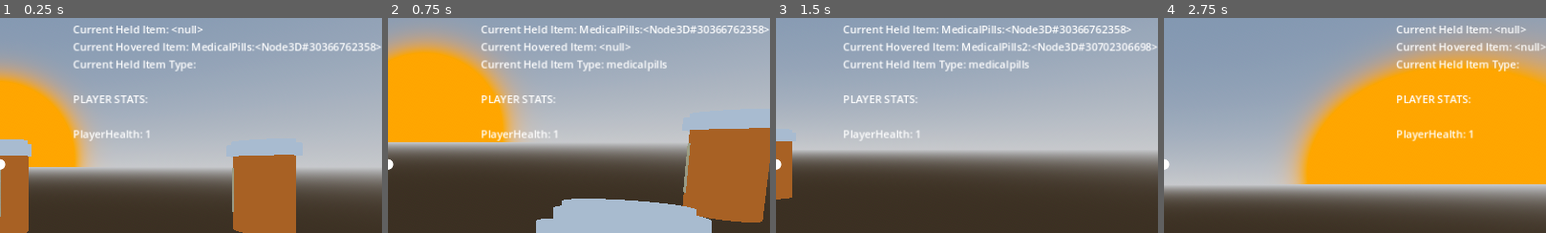
Above: before the commit, frames 1-4 (left to right).
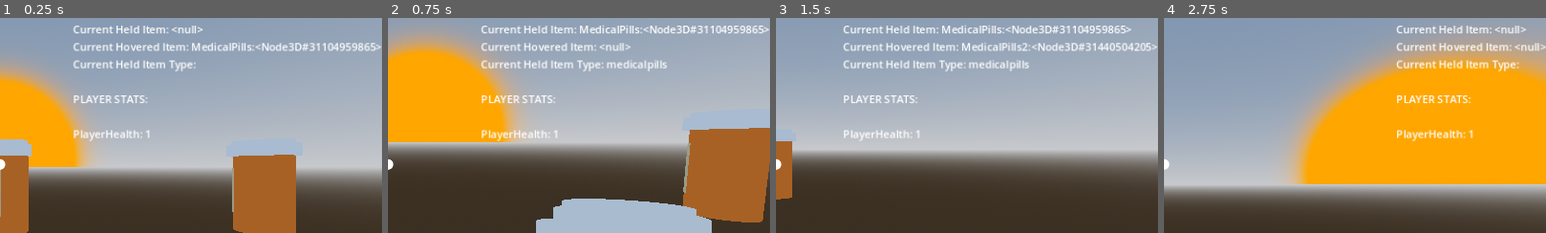
Above: after the commit, the same moments.

Repository: Kufferey/Dusk-is-Done-old
Game: Godot game, scene res://Scenes/States/gamestate.tscn
Two runs of this game, one before a commit and one after it. Both use one fixed random seed, a clock stepped at 60 frames per second and the inputs below. This scene is started directly instead of the project's main scene.
Inputs (mouse positions are % of the whole screen's width and height, from its top left):
- Up to frame 1 (0.25 s): no input
- Up to frame 2 (0.75 s): tap E (interact) at 0.5 s; move the mouse to (49, 52) at 0.52 s; hold E (interact) from 0.53 s (still down)
- Up to frame 3 (1.5 s): click (49, 52) at 0.8 s; move the mouse to (57, 51) at 1.27 s; release E (interact) at 1.28 s; click (57, 51) at 1.35 s
- Up to frame 4 (2.75 s): tap E (interact) at 1.55, 2 s; move the mouse to (42, 49) at 2.02 s; hold E (interact) from 2.03 s (still down); click (42, 49) at 2.3 s
The pictures show only the part of the screen within x 50-100%, y 15-65%; the shares and areas given below are measured in that part.

The runs differ from the first frame. In frame 1, 0.2% of the frame differs, in the area x 82-99%, y 11-16%; in frame 2, 0.2%; in frame 3, 0.4%, in the area x 75-99%, y 3-16%; in frame 4, nothing differs.

Commit message:
Add files via upload

Diff:
--- /dev/null
+++ b/Scenes/Prefabs/objects/papers/interduction_paper.tscn
@@ -0,0 +1,17 @@
+[gd_scene load_steps=3 format=3 uid="uid://ffpjwmqtv2pa"]
+
+[ext_resource type="PackedScene" uid="uid://bc2skl5nbytm0" path="res://Scenes/Prefabs/interactableObject.tscn" id="1_pqq1x"]
+[ext_resource type="Texture2D" uid="uid://clnflwjvttuoe" path="res://Assets/Images/story/introduction.png" id="2_brton"]
+
+[node name="InterductionPaper" groups=["paper1"] instance=ExtResource("1_pqq1x")]
+canInteract = true
+
+[node name="Sprite3D" type="Sprite3D" parent="Model" index="0"]
+transform = Transform3D(0.0134471, 0, 0, 0, 0.0134471, 0, 0, 0, 0.0134471, 0.00126949, 0.0216142, -0.000396837)
+billboard = 2
+transparent = false
+shaded = true
+texture = ExtResource("2_brton")
+
+[node name="CollisionShape3D" parent="Area3D" index="0"]
+transform = Transform3D(1, 0, 0, 0, 1, 0, 0, 0, 1, 0, 0.0216553, -0.00214843)
--- a/Scenes/States/gamestate.tscn
+++ b/Scenes/States/gamestate.tscn
@@ -1,9 +1,10 @@
-[gd_scene load_steps=11 format=3 uid="uid://bfe0uacbmm1ay"]
+[gd_scene load_steps=12 format=3 uid="uid://bfe0uacbmm1ay"]
 
 [ext_resource type="Script" path="res://Src/Gameplay/gamestate.gd" id="1_8gblt"]
 [ext_resource type="Script" path="res://Src/Gameplay/Player.gd" id="2_q2ps6"]
 [ext_resource type="PackedScene" uid="uid://dch6a6f1daf6n" path="res://Scenes/Prefabs/objects/cherryOnBush.tscn" id="3_bmn3y"]
 [ext_resource type="PackedScene" uid="uid://k71doxgciqfv" path="res://Scenes/Prefabs/objects/equipment/medical_pills.tscn" id="3_f2wx4"]
+[ext_resource type="PackedScene" uid="uid://ffpjwmqtv2pa" path="res://Scenes/Prefabs/objects/papers/interduction_paper.tscn" id="5_gj4kt"]
 
 [sub_resource type="Theme" id="Theme_k5lch"]
 default_font_size = 55
@@ -131,5 +132,8 @@
 [node name="MedicalPills2" parent="InteractableItems" instance=ExtResource("3_f2wx4")]
 transform = Transform3D(-0.175521, 0, -0.984476, 0, 1, 0, 0.984476, 0, -0.175521, 0.228653, -0.0560369, -0.247752)
 
+[node name="InterductionPaper" parent="InteractableItems" instance=ExtResource("5_gj4kt")]
+transform = Transform3D(1, 0, 0, 0, 1, 0, 0, 0, 1, 0.258517, 0.0149694, 0.153097)
+
 [connection signal="hasDied" from="." to="." method="_on_has_died"]
 [connection signal="newDay" from="." to="." method="_on_new_day"]
--- a/Src/Gameplay/gamestate.gd
+++ b/Src/Gameplay/gamestate.gd
@@ -4,26 +4,29 @@
 signal hasDied(reason:String, onDay:int)
 
 # Day Vars
-var currentDay:int
-var currentDaysPast:int
-const CURRENTDAYSFORMNEW:int = 5
+static var currentDay:int
+static var currentDaysPast:int
+const CURRENTSECTIONSLEFT:int = 5
+
+# Difficulty Stuff
+static var currentDifficulty:String
 
 # Player Vars
 const PLAYERMAXHEALTH:float = 1.0
 const PLAYERMINHEALTH:float = 0.0
-var playerHealth:float
-
-var playerScore:int
-
-var currentTableItems:Array
-
-var isHoldingItem:bool
-
-var currentHeldItemType:String
-var currentHeldItem:InteractableObject
-var currentHoveredItem:InteractableObject
-
-var isTrayPlaced:bool
+static var playerHealth:float
+
+static var playerScore:int
+
+static var currentTableItems:Array
+
+static var isHoldingItem:bool
+
+static var currentHeldItemType:String
+static var currentHeldItem:InteractableObject
+static var currentHoveredItem:InteractableObject
+
+static var isTrayPlaced:bool
 
 #var isInCherryPickingState:bool
 #var isInCherryCombineState:bool
@@ -47,57 +50,53 @@
 	'cherry',          # 0
 	'medicalpills',    # 1
 	'medicalscanner',  # 2
-	'table'            # 3
+	'table',           # 3
+	'paper1'           # 4
 ]
 
 var interactableItemListNames:Dictionary = {
 	'cherry': interactableItemList[0],
 	'medicalpills': interactableItemList[1],
 	'medicalscanner': interactableItemList[2],
-	'table': interactableItemList[3]
+	'table': interactableItemList[3],
+	'paper1': interactableItemList[4]
 }
 
-# - Cherry
-
-var cherryTypes:Array[String] = ['normal', 'spoiled'] ## The cherry types that will get added to bush. 'normal', 'spoiled by default.'
-var cherryTypesStory:Array[String] ## Any Story related item to add to cherry bush. 'donStory', 'killed2004'
-
-var cherrySection:int ## The section your on.
-var lastCherrySection:int ## The last section your on.
-var currentCherrySectionsLeft:int ## Until A new day.
-
-# Item Preload (Lag Spike fix)
-
-#Old
-#@onready
-#var cherryOnBush:PackedScene = preload("res://Scenes/Prefabs/objects/cherryOnBush.tscn")
-#@onready
-#var medicalPills:PackedScene = preload("res://Scenes/Prefabs/objects/equipment/medical_pills.tscn")
-
+# Cherry
+var cherryTypes:Array[String] = ['normal', 'spoiled']
+var cherryTypesStory:Array[String]
+
+static var cherrySection:int
+static var lastCherrySection:int
+static var currentCherrySectionsLeft:int
+
+# Items
 @export_category("Game Objects")
 @export_group("Items")
 @export var cherryOnBush:PackedScene = preload("res://Scenes/Prefabs/objects/cherryOnBush.tscn")
 @export var medicalPills:PackedScene = preload("res://Scenes/Prefabs/objects/equipment/medical_pills.tscn")
-
-# - Nodes
-var interationObjectsContainer:Node3D ## The node that all World interatable objects go to.
+@export_group("Story Items")
+@export var interductionPaper:PackedScene = preload("res://Scenes/Prefabs/objects/papers/interduction_paper.tscn")
+
+# Nodes
+var interationObjectsContainer:Node3D
 
 func _ready() -> void:
 	# start
 	interationObjectsContainer = $InteractableItems
 
-	currentDay = 1
-	currentDaysPast = 0
-
-	currentCherrySectionsLeft = (currentCherrySectionsLeft + CURRENTDAYSFORMNEW)
-
-	playerHealth = 1
+	currentDay = int(1)
+	currentDaysPast = int(0)
+
+	currentCherrySectionsLeft = int((currentCherrySectionsLeft + CURRENTSECTIONSLEFT))
+
+	playerHealth = float(1)
 	playerRaycast = $Player/cameraPos/RayCast3D
 	playerCamera = $Player/cameraPos
 	playerItemHolderHand = $Player/cameraPos/ItemHolder
 
-	canInteract = true
-	isTrayPlaced = false
+	canInteract = bool(true)
+	isTrayPlaced = bool(false)
 
 	interactionTextNode = $UI/interactionText
 	itemControllsTextNode = $UI/itemControlls
@@ -114,12 +113,12 @@
 	):
 		set_hovered_to_held_item()
 
-	if Input.is_action_just_pressed("use"):
+	if event.is_action_pressed("use"):
 		use_item()
 
 func _physics_process(delta: float) -> void:
 	# Player Stuff
-	make_current_item_sway(delta)
+	make_current_item_sway(float(delta))
 
 func _process(delta: float) -> void:
 	# debug
@@ -133,9 +132,9 @@
 	#currentTableItems = get_current_table_items()
 	currentHoveredItem = get_current_hovered_item()
 
-	if playerHealth > PLAYERMAXHEALTH:
+	if float(playerHealth) > float(PLAYERMAXHEALTH):
 		playerHealth = 1
-	elif playerHealth < PLAYERMINHEALTH:
+	elif float(playerHealth) < float(PLAYERMINHEALTH):
 		emit_signal("hasDied", "Health got too low.", currentDay)
 
 	# dayName:String, dayDescription:String, daySaveData:Dictionary, scoreForComplete:float
@@ -154,14 +153,13 @@
 			)
 
 	# Cherry Handler
-	if is_section_clear():
+	if bool(is_section_clear()):
 		new_cherry_section()
 
 		if isTrayPlaced == false:
-			set_current_cherries(false)
+			set_current_cherries(bool(false))
 		else :
-			set_current_cherries(true)
-
+			set_current_cherries(bool(true))
 
 func create_cherry_on_bush(typeOfCherry:String, positionObject:Vector3, rotationObject:Vector3, amount:int) -> void:
 
@@ -169,7 +167,6 @@
 		amount = 5
 
 	for i in amount:
-		#var cherryOnBushInstance:CherryOnBush = load("res://Scenes/Prefabs/objects/cherryOnBush.tscn").instantiate()
 		var cherryOnBushInstance:CherryOnBush = cherryOnBush.instantiate()
 		cherryOnBushInstance.Type = typeOfCherry
 		cherryOnBushInstance.position = positionObject
@@ -190,6 +187,7 @@
 	):
 		print("Could not remove objects. None to remove.")
 		return
+
 	elif (
 		totalCount != 0
 		|| totalObjects != null
@@ -214,18 +212,24 @@
 			print("Added Prefab: " + str(loadedObject))
 			interationObjectsContainer.add_child(loadedObject)
 
+func set_player_health(subtract:bool, amount:float) -> void:
+	if subtract == null: subtract = false
+
+	if subtract: playerHealth -= float(amount)
+	else: playerHealth += float(amount)
+
 func add_table_items() -> void:
 	pass
 
 func add_cherry_type(newType:String) -> void:
-	cherryTypes.append(newType)
+	cherryTypes.append(String(newType))
 
 func add_table_item(newItem:String) -> void:
-	currentTableItems.append(newItem)
+	currentTableItems.append(String(newItem))
 
 func get_cherry_count() -> int:
 	var currentCherries:int = interationObjectsContainer.get_child_count(true)
-	return currentCherries
+	return int(currentCherries)
 
 func get_current_table_items() -> void: #make  -> Array:
 	pass
@@ -233,13 +237,14 @@
 func get_current_hovered_item() -> InteractableObject:
 	if playerRaycast.is_colliding():
 		var theObject:Node3D = playerRaycast.get_collider()
+		if theObject == null: return
 		var theObjectsParent:InteractableObject = theObject.get_parent()
 		return theObjectsParent
 	return
 
 func set_current_cherries(lock:bool) -> void:
 	for cherry in interationObjectsContainer.get_node("Cherries").get_children(false):
-		cherry.canInteract = lock
+		cherry.canInteract = bool(lock)
 
 func _update_current_controls_text() -> String:
 	if isHoldingItem:
@@ -260,6 +265,7 @@
 	elif !isHoldingItem:
 		if playerRaycast.is_colliding():
 			var theObject:Node3D = playerRaycast.get_collider()
+			if theObject == null: return ""
 			var theObjectParent:InteractableObject = theObject.get_parent()
 
 			#if theObjectParent.is_in_group(interactableItemList[0]): return "Press [E] to Pick."   #Cherry
@@ -267,10 +273,11 @@
 			#elif theObjectParent.is_in_group(interactableItemList[2]): return "Press [E] to Grab." #mecicalscanner
 			#elif theObjectParent.is_in_group(interactableItemList[3]): return "Press [E] to Use."  #table
 
-			if theObjectParent.is_in_group(interactableItemListNames['cherry']): return "Press [E] to Pick."   #Cherry
-			elif theObjectParent.is_in_group(interactableItemListNames['medicalpills']): return "Press [E] to Grab." #medicalpills
-			elif theObjectParent.is_in_group(interactableItemListNames['medicalscanner']): return "Press [E] to Grab." #mecicalscanner
-			elif theObjectParent.is_in_group(interactableItemListNames['table']): return "Press [E] to Use."  #table
+			if theObjectParent.is_in_group(String(interactableItemListNames['cherry'])): return "Press [E] to Pick."   #Cherry
+			elif theObjectParent.is_in_group(String(interactableItemListNames['medicalpills'])): return "Press [E] to Grab." #medicalpills
+			elif theObjectParent.is_in_group(String(interactableItemListNames['medicalscanner'])): return "Press [E] to Grab." #mecicalscanner
+			elif theObjectParent.is_in_group(String(interactableItemListNames['table'])): return "Press [E] to Use."  #table
+			elif theObjectParent.is_in_group(String(interactableItemListNames['paper1'])): return "Press [E] to Read."  #paper1
 
 			else : return ""
 		else : return ""
@@ -282,7 +289,7 @@
 		&& currentHeldItem != null
 		&& currentHeldItemType != ""
 	):
-		match currentHeldItemType:
+		match String(currentHeldItemType):
 			'cherry':
 				pass
 
@@ -291,7 +298,7 @@
 
 				await (get_tree().create_timer(1.8).timeout)
 
-				playerHealth += 0.32
+				set_player_health(false, float(0.32))
 				reset_all_hold_items()
 
 			'medicalscanner':
@@ -317,26 +324,42 @@
 			if object:
 
 				if (
-					object.is_in_group(interactableItemListNames["cherry"])
+					object.is_in_group(String(interactableItemListNames["cherry"]))
 					&& object.canInteract == true
 				):
 					new_held_item(
 						true,
 						object,
 						false,
-						interactableItemListNames["cherry"]
+						String(interactableItemListNames["cherry"])
 					)
 
 				elif (
-					object.is_in_group(interactableItemListNames["medicalpills"])
+					object.is_in_group(String(interactableItemListNames["medicalpills"]))
 					&& object.canInteract == true
 				):
 					new_held_item(
 						true,
 						object,
 						false,
-						interactableItemListNames["medicalpills"]
+						String(interactableItemListNames["medicalpills"])
 					)
+
+				elif (
+					object.is_in_group(String(interactableItemListNames["paper1"]))
+					&& object.canInteract == true
+				):
+					var audio:AudioStreamPlayer = AudioStreamPlayer.new()
+					var sound = load("res://Assets/Audio/paper/paperSample_3.ogg")
+
+					audio.stream = sound
+
+					add_child(audio)
+					audio.play(0.5)
+
+					object.queue_free()
+					await get_tree().create_timer(1.5).timeout
+					audio.queue_free()
 
 				print("\nCurrent held item: ", currentHeldItem, "\nThe type of this object: ", currentHeldItemType)
 	else :
@@ -348,18 +371,18 @@
 	else:return false
 
 func _on_new_day(dayName: String, dayDescription: String, daySaveData: Dictionary, scoreForComplete: float) -> void:
-	currentDaysPast = currentDay
-	currentCherrySectionsLeft = (currentCherrySectionsLeft + 5)
+	currentDaysPast = int(currentDay)
+	currentCherrySectionsLeft = (int(currentCherrySectionsLeft) + 5)
 	currentDay += 1
 
-	playerScore += scoreForComplete
+	playerScore += float(scoreForComplete)
 
 func _on_has_died(reason: String, onDay: int) -> void:
 	pass # Replace with function body.
 
 func new_cherry_section() -> void:
-	lastCherrySection = cherrySection
-	currentCherrySectionsLeft = currentCherrySectionsLeft - 1
+	lastCherrySection = int(cherrySection)
+	currentCherrySectionsLeft = int(currentCherrySectionsLeft) - 1
 	cherrySection += 1
 	print("New Cherry Section: ", cherrySection)
 
@@ -397,4 +420,4 @@
 		currentHeldItem.position = lerp(Vector3(
 			currentHeldItem.position.x, currentHeldItem.position.y, currentHeldItem.position.z),
 			Vector3(playerItemHolderHand.global_position.x, playerItemHolderHand.global_position.y, playerItemHolderHand.global_position.z),
-			9.5 * delta)
+			9.5 * float(delta))
Not shown, added: Assets/Audio/paper/paperSample_1.ogg.import
Not shown, added: Assets/Audio/paper/paperSample_2.ogg.import
Not shown, added: Assets/Audio/paper/paperSample_3.ogg.import
Binary file added: Assets/Images/story/introduction.png
Not shown, added: Assets/Images/story/introduction.png.import
Not shown, added: Assets/Audio/paper/paperSample_1.ogg
Not shown, added: Assets/Audio/paper/paperSample_2.ogg
Not shown, added: Assets/Audio/paper/paperSample_3.ogg
